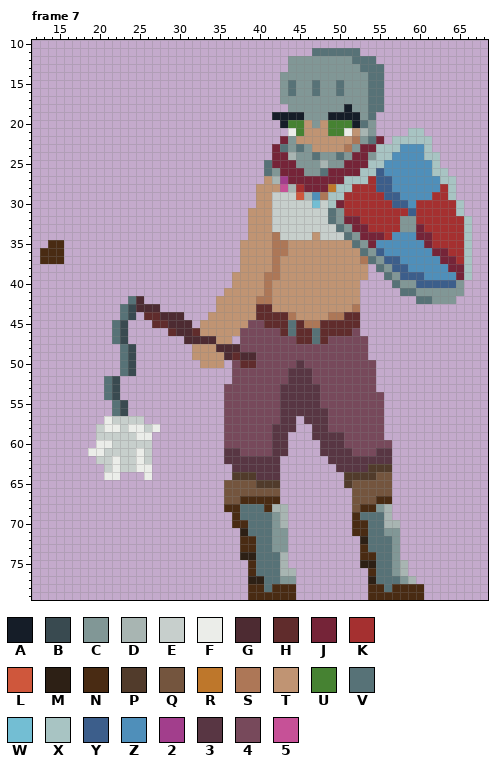
File history of a pixel-art file, Images/AsepriteICON/Character.aseprite. The picture above is the old version.
96x80 pixels, 10 frames. Shown: frame 7: x 12..68, y 10..79.
Visible layers, top first: "Weapon", "Helmet", "eyes", "Legs", "Skin".
Palette (. is transparent): A #151d28  B #394a50  C #819796  D #a8b5b2  E #c7cfcc  F #ebede9  G #4d2b32  H #602c2c  J #752438  K #a53030  L #cf573c  M #2d2015  N #492b13  P #513b2b  Q #74553e  R #be772b  S #ad7757  T #c09473  U #468232  V #577277  W #73bed3  X #a8c4c3  Y #3c5e8b  Z #4f8fba  2 #a23e8c  3 #583643  4 #77495b  5 #c65197
Pixels before, frame 7 (only the part around the change), first column x 12:
13 ................................CCCCCCCCCVVV.............
14 ...............................CCCCCCCCCCCVV.............
15 ...............................CVCCVCCVCCCVV.............
16 ...............................CVCCVCCVCCCVV.............
17 ...............................CCCCCCCCCCCVV.............
18 ................................CCCCCCCACCVV.............
19 ..............................AAAACCCAAAACV..............
20 ...............................AUUTCTUUUAVC..............
21 ................................FUTTTUUFTDC....XX........
22 ...............................JCTTTTTTTSCVJ.XXXXX.......
23 ..............................JVCVCTTTTSCJJXXXZZZX.......
24 ..............................JJDCCVCCVCJJCXXZZZZXX......
25 .............................VJJJCCCDCCJJJXXZZZZZZX......
26 .............................VCJJJCCVJJJJXXYZZZZZZXX.....
27 .............................TD2JJJJJJJXXXKYYZZZZZZXX....
28 ............................TTT5DKJJJRXXKKKYYZZZZZZKX....
29 ............................TTEEELDZSXXKKKKKYYZZZZKKX....
30 ............................TTEEEEEWEXJKKKKKKYYZKKKKKX...
31 ...........................TTTEEEEEEEVCKKKKKKKKYKKKKKX...
32 ...........................TTTEEEEEEEVCJJKKKKKCCKKKKKKX..
33 ...........................TTTEEEEEEEEVCJJKKKKCCJKKKKKX..
34 ...........................TTTSEEEETEEEVCJJJKZZZJJKKKKX..
35 ..NN......................TTTTSSTTTTTTTTVCJZZZZZZJKKKKX..
36 .NNN......................TTTTSSTTTTTTTTTVCYZZZZZZJJKKX..
37 .NNN......................TTTTSTTTTTTTTTTSVCYYZZZZZJJKX..
38 ..........................TTTTSTTTTTTTTTTT.VCYYZZZZZJJX..
39 .........................TTTTSSTTTTTTTTTTT..VCYYYZZZZJX..
40 .........................TTTTSTTTTTTTTTTT....VCCYYYYYC...
41 ........................TTTTTSTTTTTTTTTTT.....VVCCCCCC...
42 ............VG.........TTTTTSSTTTTTTTTTTT.......VVCCC....
43 ...........VBGGG.......TTTTTHHTTTTTTTTTTS................
44 ...........VB.HHGGG...TTTTTTHHHHSTTTTSSHH................
45 ..........VB...HHGGG.TTTTTT44HHHVHSSHHHHH................
46 ..........VB.....HGGHTTTTT44444HVHHVHHHH4................
47 ..........VB.......GGGGTT.4444444HHVH44444...............
48 ...........VB.......TTTGGG4444444444444444...............
49 ...........VB.......TTTTGHGG44444444444444...............
50 ...........VB........TTT.4HH444443444444444..............
51 ...........VB............444444433344444444..............
52 .........VB..............444444433344444444..............
53 .........VB.............4444444333334444444..............
54 .........VB.............44444443333344444444.............
55 ..........VB............44444443333344444444.............
56 ..........VB............44444443333334444444.............
57 .........FEEEE..........444444433.3334444444.............
58 ........EFFEFFEF........444444333..334444444.............
59 ........EEEEEFF.........44444433...333344444.............
60 ........FFEEEEE.........44444433....333444444............
61 .......FFEEEEFE.........33444433....333344433............
62 ........EEFEEFE.........3333333......33333333............
63 .........EFEEFF..........333333.......3333PPP............
64 .........FF...F..........PPP333........PPPPQQ............
65 ........................QQQQPPP........PQQQQQ............
66 ........................QQQQQQQ.........QQQQQ............
67 ........................QQNNNNN.........QQQNN............
68 ........................NNVVVNDD........QNNCD............
69 .........................NVVVVCD........NVVVD............
70 .........................NNVVVCD........NNVVDD...........
71 ..........................MVVVCC........NNVVCC...........
72 ..........................NNVVCC.........MVVVC...........
73 ..........................NNVVCC.........NVVVC...........
Once edited:
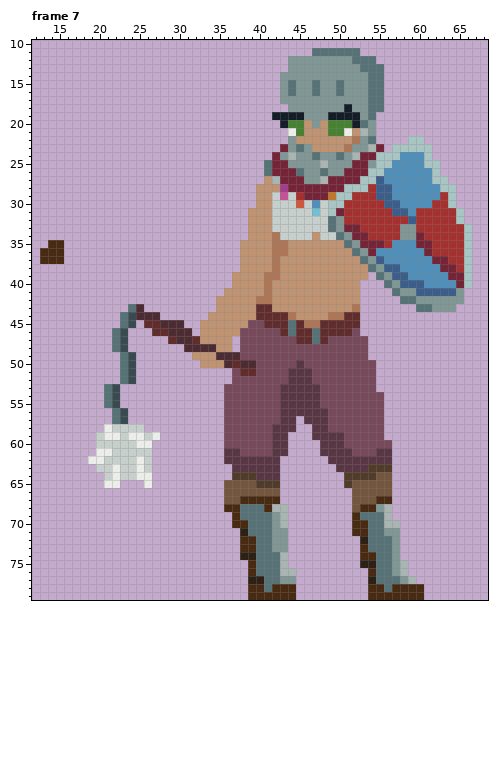
What changed:
Frame 7, layer "Weapon":
y 21: x 59..60 XX -> ..
y 22: x 43 J -> .; x 55 J -> .; x 57..58 XX -> ..; x 61 X -> .
y 23: x 42..43 JV -> .J; x 53..56 JJXX -> CDJ.; x 58..60 ZZZ -> XXX
y 24: x 43 J -> C; x 52 J -> D; x 54 C -> J; x 57 Z -> X; x 62 X -> .
y 25: x 44 J -> C; x 51 J -> C; x 54 X -> C; x 56 Z -> X; x 61 Z -> X
y 26: x 42 C -> J; x 45 J -> V; x 49..50 JJ -> CC; x 53 X -> J; x 55 Y -> X; x 63 X -> .
y 27: x 43 2 -> J; x 46..48 JJJ -> CCD; x 51..52 XX -> JJ; x 54 K -> X; x 56 Y -> Z; x 62 Z -> X; x 64 X -> .
y 28: x 43..45 5DK -> 2JJ; x 49..50 RX -> JJ; x 52..53 KK -> XX; x 63 K -> X
y 29: x 43 E -> 5; x 45..49 LDZSX -> KJJJR; x 51 K -> X; x 55 K -> Y; x 57 Y -> Z; x 62 K -> Z
y 30: x 45 E -> L; x 47 W -> Z; x 50 J -> X; x 56 K -> Y; x 58 Y -> Z; x 60..61 KK -> ZZ; x 64..65 KX -> X.
y 31: x 47 E -> W; x 49..50 VC -> XJ; x 57..59 KKY -> YYZ
y 32: x 51..52 JJ -> KK; x 58..59 CC -> KY; x 65..66 KX -> X.
y 33: x 49..51 EVC -> VCJ; x 53 J -> K; x 60 J -> K
y 34: x 50..52 EVC -> VCJ; x 54..55 JJ -> KK; x 57..59 ZZZ -> KCC; x 61 J -> K
y 35: x 51..53 TVC -> VCJ; x 55..56 ZZ -> JK; x 60 Z -> J
y 36: x 52..55 TVCY -> VCJZ; x 61..63 ZJJ -> JKK
y 37: x 53..57 SVCYY -> VCYZZ; x 62 Z -> J; x 64 J -> K
y 38: x 54..56 .VC -> VCY; x 58 Y -> Z; x 63 Z -> J; x 65 J -> K
y 39: x 55..57 .VC -> VCY; x 59..60 YY -> ZZ; x 64 Z -> J
y 40: x 56..59 .VCC -> VCYY; x 61..66 YYYYC. -> ZZZZJX
y 41: x 57..64 .VVCCCCC -> VCCYYYYY
y 42: x 24..25 VG -> ..; x 58..61 ..VV -> VVCC; x 65 . -> C
y 43: x 23..24 VB -> .V; x 26..27 GG -> ..; x 60..64 ..... -> VVCCC
y 44: x 25..30 .HHGGG -> GGG...
y 45: x 22..24 VB. -> .VB; x 26 . -> H; x 28 H -> G; x 31 G -> .
y 46: x 27..29 ..H -> HHG; x 32 H -> .
y 47: x 29..30 .. -> HG; x 32..34 GGG -> HTT
y 48: x 22..24 .VB -> VB.; x 31..37 .TTTGGG -> GGGGTT.
y 49: x 35 T -> G; x 37..39 HGG -> G44
y 50: x 36..39 .4HH -> GHGG
y 51: x 38..39 44 -> HH
y 52: x 21..24 VB.. -> ..VB
y 55: x 21..23 .VB -> VB.
y 57: x 21..25 FEEEE -> .VB..
y 58: x 20 E -> .; x 22 F -> E; x 24..27 FFEF -> EE..
y 59: x 21..22 EE -> FF; x 24 E -> F; x 26..27 F. -> EF
y 60: x 20..21 FF -> EE; x 25..26 EE -> FF
y 61: x 19 F -> .; x 21 E -> F; x 25 F -> E
y 62: x 19..20 .E -> FF; x 22 F -> E
y 63: x 20 . -> E; x 26 F -> E
y 64: x 21 F -> E; x 23..25 ... -> EEF
y 65: x 21..22 .. -> FF; x 26 . -> F
Pixel boxes of the changes (left, top, right, bottom) in both pictures:
changed: (272, 128, 472, 312)
changed: (112, 296, 256, 376)
changed: (88, 376, 160, 488)
